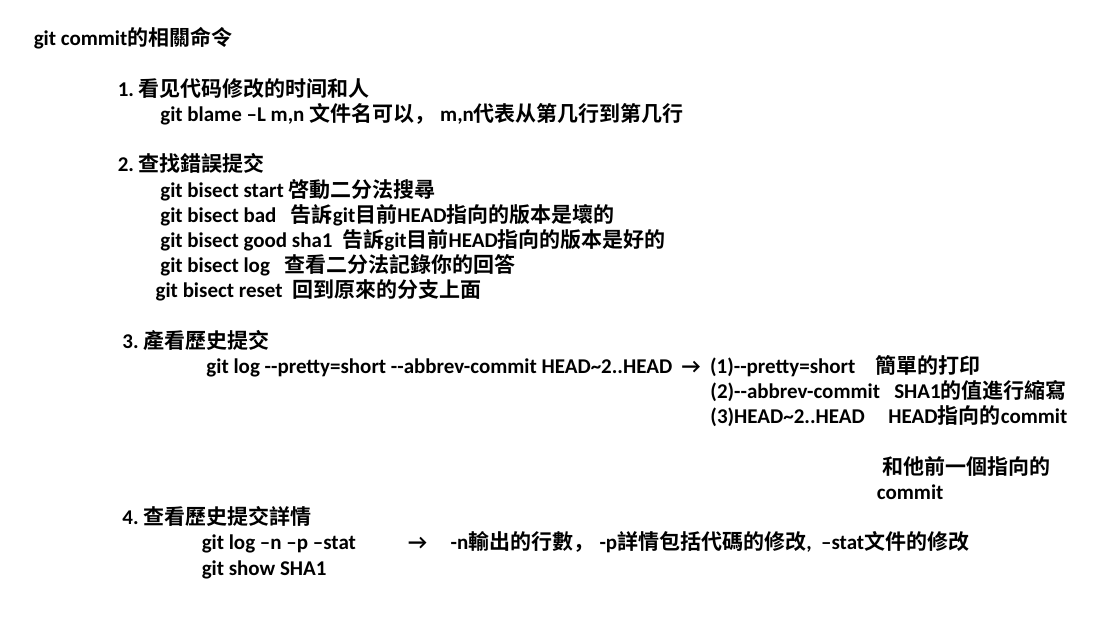
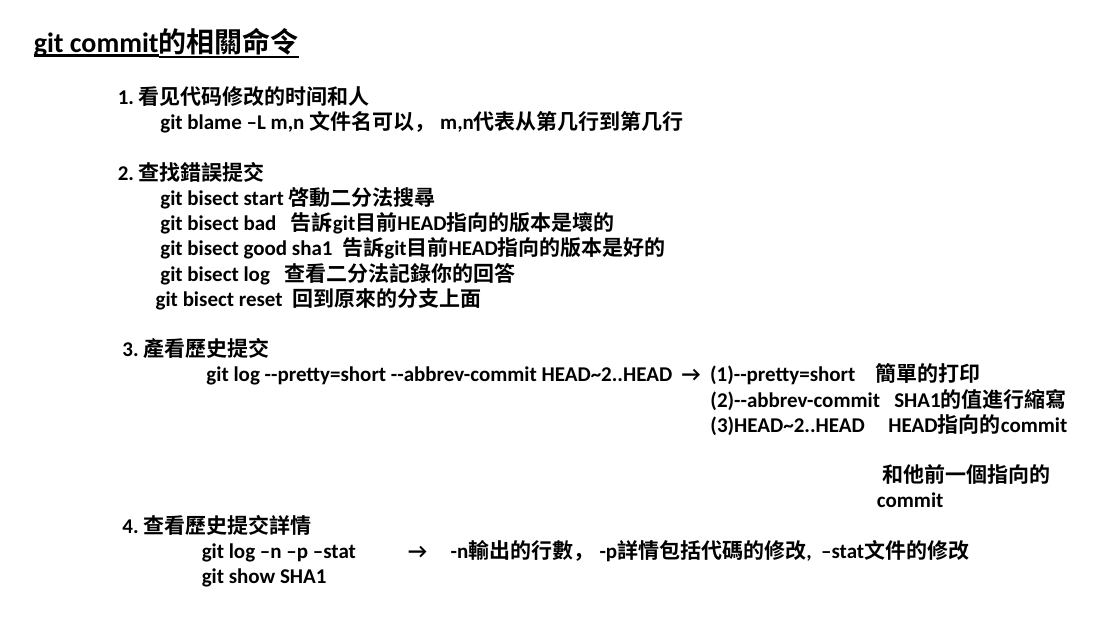
Before and after one commit to luchaojun/ChaojunStudy, a slide deck: slide 7 of GitStudy/GitStudy.pptx (slide 5 before the commit). Drawn at 1120x630 pixels with LibreOffice and Linux fonts; fonts in the diff are those of the drawing. Boxes give left, top, right and bottom in pixels: in the first picture for what was removed or moved away, otherwise in the second. Text is boxed around its words. In the diff, an @@ line names an element or a change of style, - is before the commit and + after.

```diff
--- a/GitStudy/GitStudy.pptx
+++ b/GitStudy/GitStudy.pptx
@@ text at (x1=34, y1=29, x2=299, y2=58): size 18 to 24 pt, underline on in "git commit的相關命令" @@
```
Also in this commit, not shown: 8 other slides changed.
